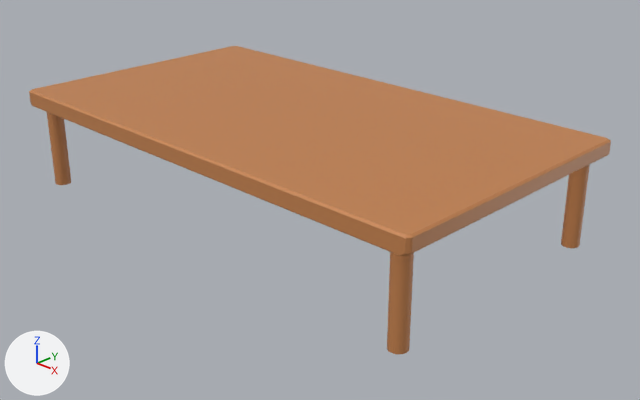
A saved change to the Blender file maps/New styles/Dimensional/Andrea/Large Table (rectangle) UV.blend.
Before and after are seen from a camera (50 mm lens) standing at (9.75, -8.84, 5.63) and looking at (0.97, 0.1, 0.31). Lighting does not change. The marker at lower left points along +X, +Y and +Z.

Names of what the first picture shows: 'Desk.005'.
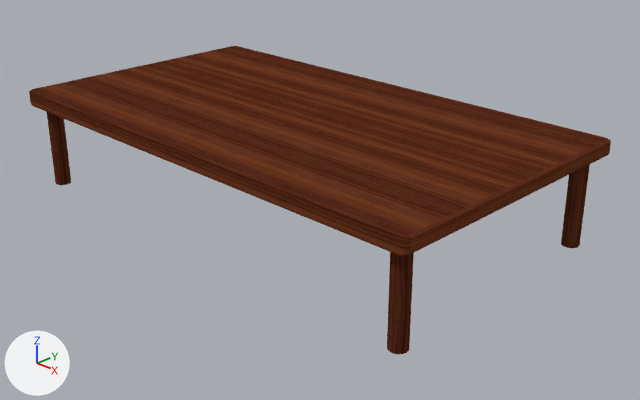
Where the newer file only moved an object's origin or applied its transform, the numbers keep the older frame.

The change in detail:
Picture 'Large Table (rectangle) texture.png' (img_large_table__rectangle__texture_png) is new.
Material 'Material' (mat_material) is new.
Its texture is img_large_table__rectangle__texture_png.
Its specular ior level is 0.0.
me_plane_016 is used by ob_desk_005; location (0.0, 0.0, 0.83); rotation (0.0, 0.0, -7.854), in degrees (0, 0, 270); scale (1.16, 1.16, 1.16).
me_plane_016 had 440 vertices, 314 faces and spanned x -1.9..1.9, y -2.95..3.9, z -0.69..0.69.
me_plane_016 now has 248 vertices, 186 faces and spans x -1.9..1.9, y -2.95..3.9, z -0.69..0.69.
Part 1, on me_plane_016:
48 vertices are removed from x 1.55..1.77, y -2.8..-2.58, z -0.69..0.55.
66 faces are deleted.
34 new faces join them.
Part 2, on me_plane_016:
48 vertices are removed from x 1.55..1.77, y 3.53..3.74, z -0.69..0.55.
66 faces are deleted.
34 new faces join them.
Part 3, on me_plane_016:
48 vertices are removed from x -1.77..-1.55, y 3.53..3.74, z -0.69..0.55.
66 faces are deleted.
34 new faces join them.
me_plane_016 part 4: 50 faces spanning x -1.9..1.9, y -2.95..3.9, z 0.47..0.69 switch from mat_medium_wood_006 (orange #c4824e) to mat_material (picture img_large_table__rectangle__texture_png).
In object 'Desk.005' (ob_desk_005), visible_shadow is no longer False.

Changed parts and their boxes [x1, y1, x2, y2] in the pictures (640 x 400 px):
part 1 of me_plane_016, cut back: [47, 112, 71, 185] in both
part 2 of me_plane_016, cut back: [387, 252, 414, 354] in both
part 3 of me_plane_016, cut back: [561, 164, 590, 248] in both
part 4 of me_plane_016, recoloured (orange to brown): [29, 46, 611, 257] in both
